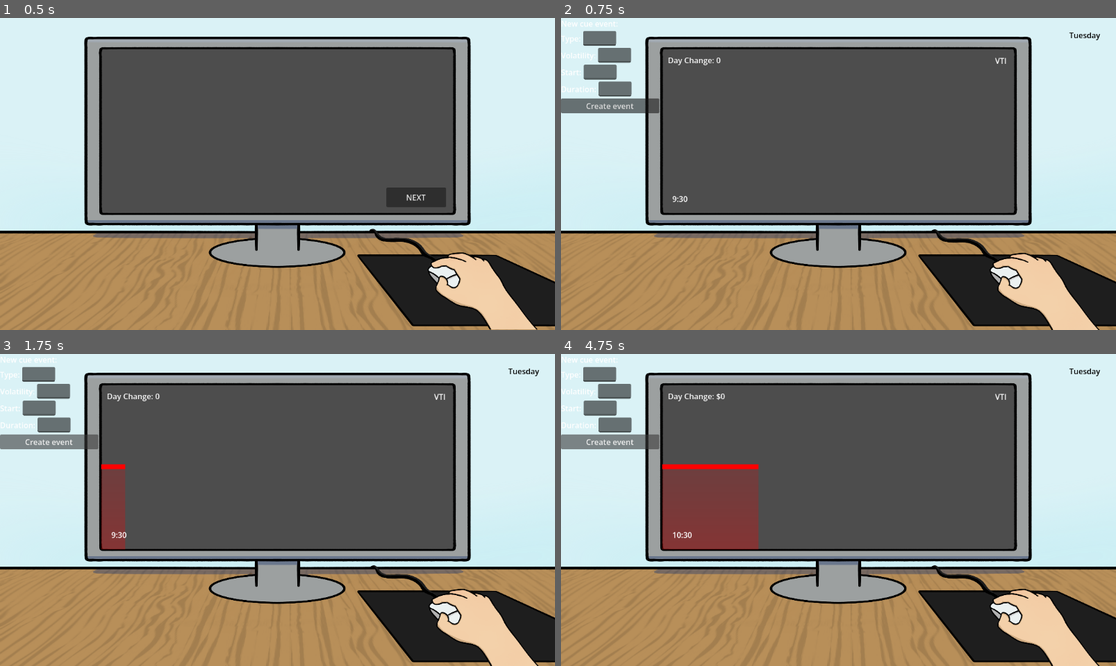
Above: before the commit, frames 1-4 (two rows, left to right).
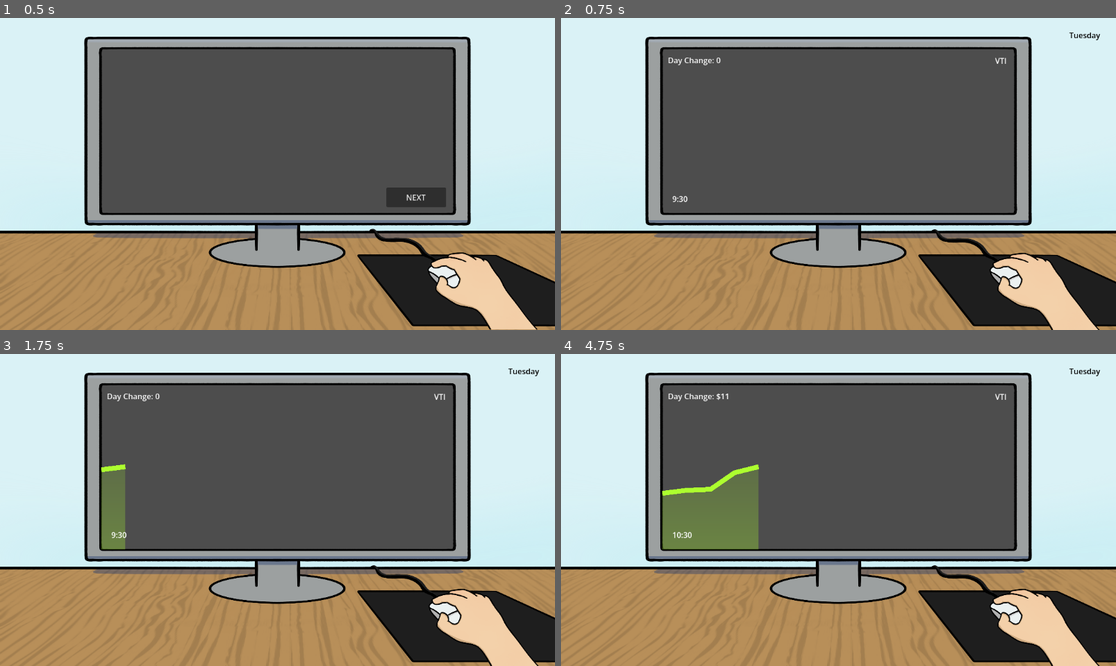
Above: after the commit, the same moments.

Repository: connorheyz/jamfest-2026-buy-signal-game
Game: Godot game, scene res://shop/shop.tscn
Same seed, same stepped clock (60 frames per second), same inputs: the game is played once before the commit and once after it. The project has no main scene, so this scene is started directly.
Inputs (mouse positions are in pixels of both pictures, inside the frame that each line leads up to):
- Up to frame 1 (0.5 s): no input
- Up to frame 2 (0.75 s): click "NEXT" at 0.5 s
- Up to frame 3 (1.75 s): click (49, 441) at 1.25 s, where only the run before the commit has a clickable "Create event"
- Up to frame 4 (4.75 s): click (610, 441) at 2 s, where only the run before the commit has a clickable "Create event"; click (610, 441) at 2.75 s, where only the run before the commit has a clickable "Create event"; tap Enter at 3.5 s; hold A (buy) 3.53-4.28 s; tap Space at 4.25 s; tap D (sell) at 4.35 s

Frame 1 is identical in both runs. In frame 2, 2.1% of the frame differs, in the area x 0-18%, y 0-31%; in frame 3, 3.3%; in frame 4, 6.9%, in the area x 0-36%, y 0-63%.

Commit message:
hide menu and fix

Diff:
--- a/desktop/minigame.tscn
+++ b/desktop/minigame.tscn
@@ -114,5 +114,6 @@
 unique_name_in_owner = true
 
 [node name="QueueUpMenu" parent="." unique_id=1808077402 instance=ExtResource("9_sd31f")]
+visible = false
 
 [connection signal="button_queue_up_pressed" from="QueueUpMenu" to="." method="_on_queue_up_menu_button_queue_up_pressed"]
--- a/project.godot
+++ b/project.godot
@@ -17,10 +17,6 @@
 [autoload]
 
 PlayerSaveState="*uid://b4ospbhkc3pt6"
-
-[dotnet]
-
-project/assembly_name="Jamfest Buy Signal"
 
 [input]
 
